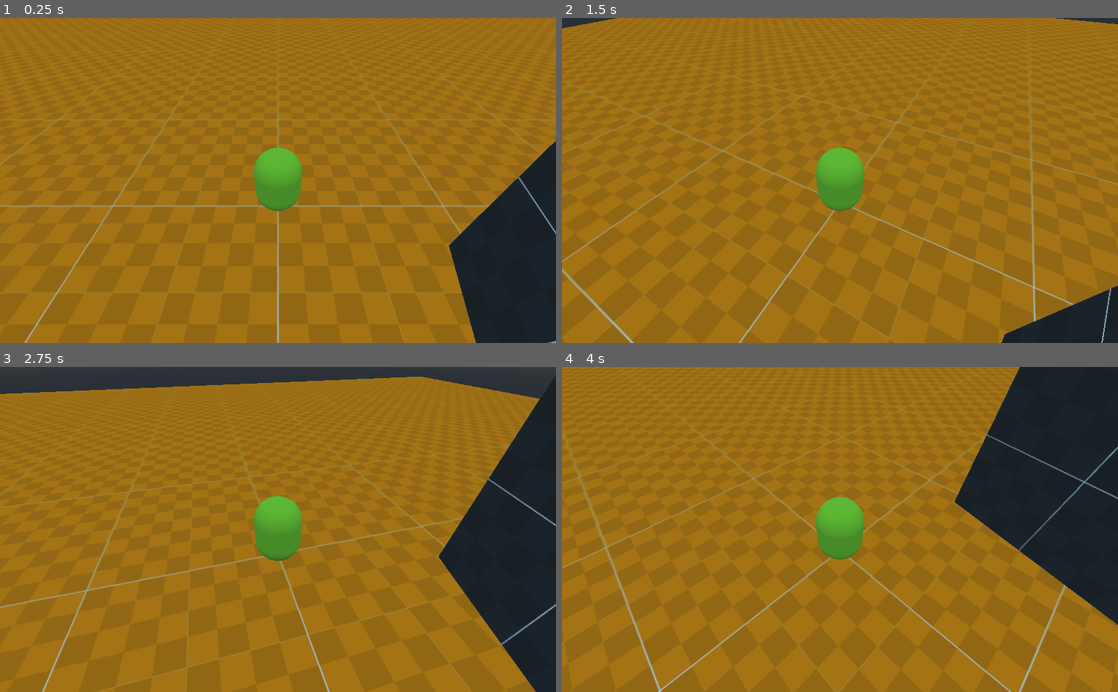
Above: before the commit, frames 1-4 (two rows, left to right).
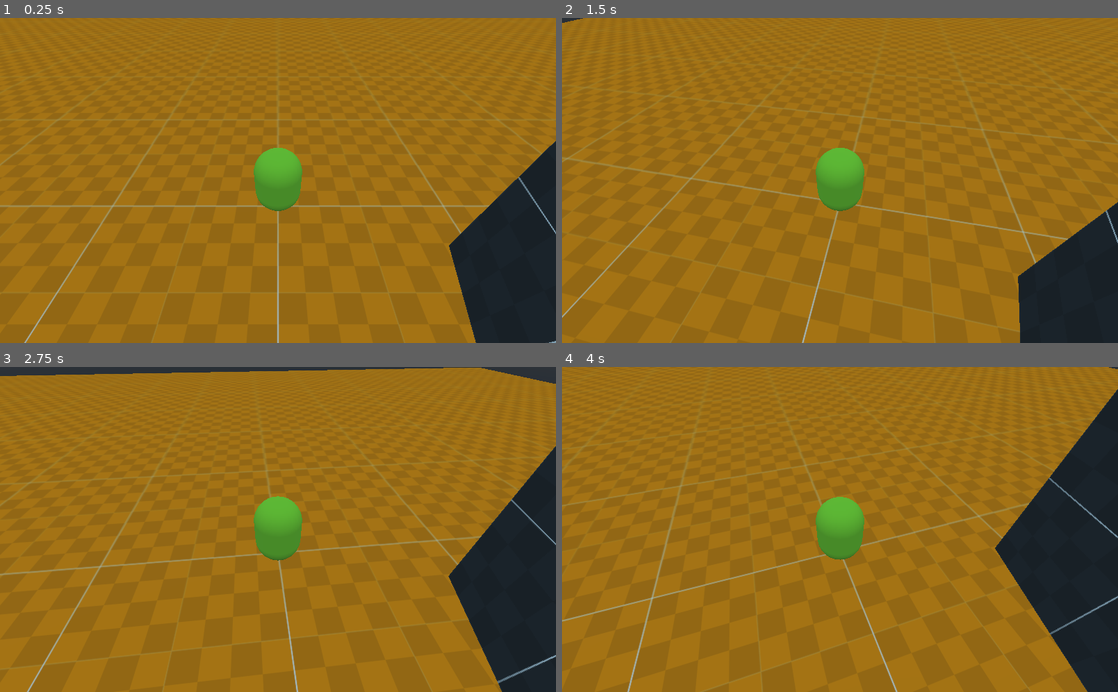
Above: after the commit, the same moments.

Repository: James-Fraser-Jones/JumpShootManMultiplayer
Game: Godot game, scene res://Scenes/Main.tscn
The game is run twice, just before and just after one commit, with the same random seed, the same clock (stepped at 60 frames per second) and the same inputs.
Inputs (mouse positions are in pixels of both pictures, inside the frame that each line leads up to):
- Up to frame 1 (0.25 s): no input
- Up to frame 2 (1.5 s): tap Enter at 0.5 s; move the mouse to (867, 180) at 0.52 s; tap Space at 1.25 s; move the mouse to (812, 180) at 1.27 s
- Up to frame 3 (2.75 s): tap Enter at 2 s; move the mouse to (289, 523) at 2.02 s
- Up to frame 4 (4 s): tap Space at 2.75 s; move the mouse to (834, 536) at 2.77 s; tap Enter at 3.5 s; move the mouse to (878, 532) at 3.52 s

The runs differ from the first frame. In frame 2, 6.7% of the frame differs, in the area x 0-100%, y 0-100%; in frame 3, 11%; in frame 4, 15%.

Commit message:
camera hmmmm

Diff:
--- a/Scenes/ClippedCamera.gd
+++ /dev/null
@@ -1,52 +0,0 @@
-extends ClippedCamera
-
-# Control variables
-export var maxPitch : float = 45
-export var minPitch : float = -45
-export var maxZoom : float = 20
-export var minZoom : float = 4
-export var zoomStep : float = 2
-export var zoomYStep : float = 0.15
-export var verticalSensitivity : float = 0.002
-export var horizontalSensitivity : float = 0.002
-export var camYOffset : float = 4.0
-export var camLerpSpeed : float = 16.0
-export(NodePath) var target
-
-# Private variables
-var _camTarget : Spatial = null
-var _cam : ClippedCamera
-var _curZoom : float = 0.0
-
-func _ready() -> void:
-	# Setup node references
-	_camTarget = self.get_parent() #get_node(target)
-	_cam = self #get_node("ClippedCamera")
-
-	# Setup camera position in rig
-	_cam.translate(Vector3(0,camYOffset,maxZoom))
-	_curZoom = maxZoom
-
-func _input(event) -> void:
-	if event is InputEventMouseMotion:
-		# Rotate the rig around the target
-		rotate_y(-event.relative.x * horizontalSensitivity)
-		rotation.x = clamp(rotation.x - event.relative.y * verticalSensitivity, deg2rad(minPitch), deg2rad(maxPitch))
-		orthonormalize()
-
-	if event is InputEventMouseButton:
-		# Change zoom level on mouse wheel rotation
-		if event.is_pressed():
-			if event.button_index == BUTTON_WHEEL_UP and _curZoom > minZoom:
-				_curZoom -= zoomStep
-				camYOffset -= zoomYStep
-			if event.button_index == BUTTON_WHEEL_DOWN and _curZoom < maxZoom:
-				_curZoom += zoomStep
-				camYOffset += zoomYStep
-
-func _physics_process(delta) -> void:
-	pass
-	# zoom the camera accordingly
-	#_cam.set_translation(_cam.translation.linear_interpolate(Vector3(0,camYOffset,_curZoom),delta * camLerpSpeed))
-	# set the position of the rig to follow the target
-	#set_translation(_camTarget.global_transform.origin)
--- a/Scenes/Main.tscn
+++ b/Scenes/Main.tscn
@@ -1,9 +1,10 @@
-[gd_scene load_steps=5 format=2]
+[gd_scene load_steps=6 format=2]
 
 [ext_resource path="res://Scenes/Floor.tscn" type="PackedScene" id=1]
 [ext_resource path="res://Scenes/Player.tscn" type="PackedScene" id=2]
 [ext_resource path="res://Scenes/Obstacle.tscn" type="PackedScene" id=3]
 [ext_resource path="res://Scenes/Main.gd" type="Script" id=4]
+[ext_resource path="res://Scripts/Camera.gd" type="Script" id=5]
 
 [node name="Main" type="Spatial"]
 script = ExtResource( 4 )
@@ -15,3 +16,7 @@
 
 [node name="Obstacle" parent="." instance=ExtResource( 3 )]
 transform = Transform( 3.8637, 0, -1.03528, 0, 4, 0, 1.03528, 0, 3.8637, 10, 4, 7 )
+
+[node name="Camera" type="Camera" parent="."]
+script = ExtResource( 5 )
+targetPath = NodePath("../Player")
--- a/Scenes/Player.tscn
+++ b/Scenes/Player.tscn
@@ -1,6 +1,4 @@
-[gd_scene load_steps=5 format=2]
-
-[ext_resource path="res://Scripts/CameraRoot.gd" type="Script" id=1]
+[gd_scene load_steps=4 format=2]
 
 [sub_resource type="CapsuleShape" id=1]
 
@@ -21,10 +19,3 @@
 transform = Transform( 1, 0, 0, 0, -1.62921e-07, -1, 0, 1, -1.62921e-07, 0, 0, 0 )
 mesh = SubResource( 2 )
 material/0 = SubResource( 3 )
-
-[node name="CameraRoot" type="Spatial" parent="."]
-transform = Transform( 1, 0, 0, 0, 0.707107, 0.707107, 0, -0.707107, 0.707107, 0, 0, 0 )
-script = ExtResource( 1 )
-
-[node name="Camera" type="Camera" parent="CameraRoot"]
-transform = Transform( 1, 0, 0, 0, 1, 0, 0, 0, 1, 0, 0, 10 )
--- /dev/null
+++ b/Scripts/Camera.gd
@@ -0,0 +1,33 @@
+extends Camera
+
+export var radius : float = 10
+export var targetPath : NodePath
+export var lookSensitivity : float = 0.004
+export var initAngle : float = -45
+
+var target : Spatial
+
+# Called when the node enters the scene tree for the first time.
+func _ready() -> void:
+	target = get_node(targetPath)
+	rotate_object_local(Vector3.RIGHT, deg2rad(initAngle))
+	updatePosition()
+
+func _input(event) -> void:
+	if event is InputEventMouseMotion:
+		look(event.relative)
+
+func _process(delta: float) -> void:
+	updatePosition()
+
+func look(mouseMovement: Vector2) -> void:
+	var basis = transform.basis
+	rotate(Vector3.UP, -mouseMovement.x * lookSensitivity)
+	rotate_object_local(Vector3.RIGHT, -mouseMovement.y * lookSensitivity)
+	orthonormalize() #correct for floating point error accumulation
+	if rotation_degrees.z != 0: #clamp to hemi-circle (this needs to jump to max instead or something quarternions hmmm)
+		transform.basis = basis
+
+func updatePosition() -> void:
+	translation = target.translation
+	translate_object_local(Vector3.BACK * radius)
--- a/Scripts/CameraRoot.gd
+++ /dev/null
@@ -1,9 +0,0 @@
-extends Spatial
-
-export var sensitivityX = 10
-export var sensitivityY = 8
-
-func _input(event: InputEvent) -> void:
-	if event is InputEventMouseMotion:
-		rotate(Vector3.UP, -event.relative.x/1000 * sensitivityX)
-		rotate_object_local(Vector3.RIGHT, -event.relative.y/1000 * sensitivityY)
Not shown: 1 places in Scenes/Obstacle.tscn that only renumber resources
